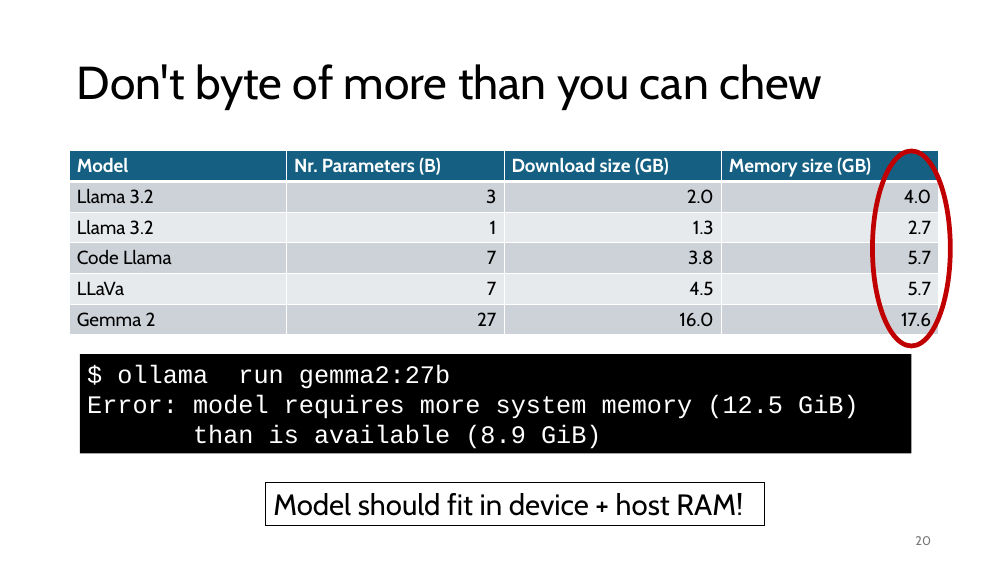
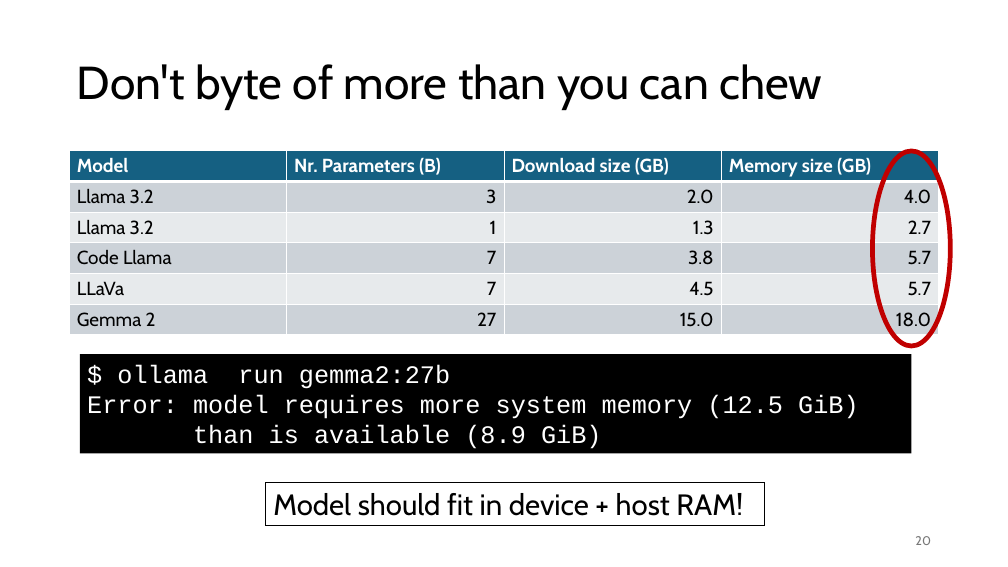
Before and after one commit to gjbex/Deploying-LLMs-locally, a slide deck: slide 20 of local_LLMs.pptx. Drawn at 1008x567 pixels with LibreOffice and Linux fonts; fonts in the diff are those of the drawing. Boxes give left, top, right and bottom in pixels: in the first picture for what was removed or moved away, otherwise in the second. Text is boxed around its words. In the diff, an @@ line names an element or a change of style, - is before the commit and + after.

Commit message:
Add sizes for Gemma 2

```diff
--- a/local_LLMs.pptx
+++ b/local_LLMs.pptx
@@ table at [70,151,941,335] @@
-row 6, column 3: 16.0
+row 6, column 3: 15.0
-row 6, column 4: 17.6
+row 6, column 4: 18.0
```
